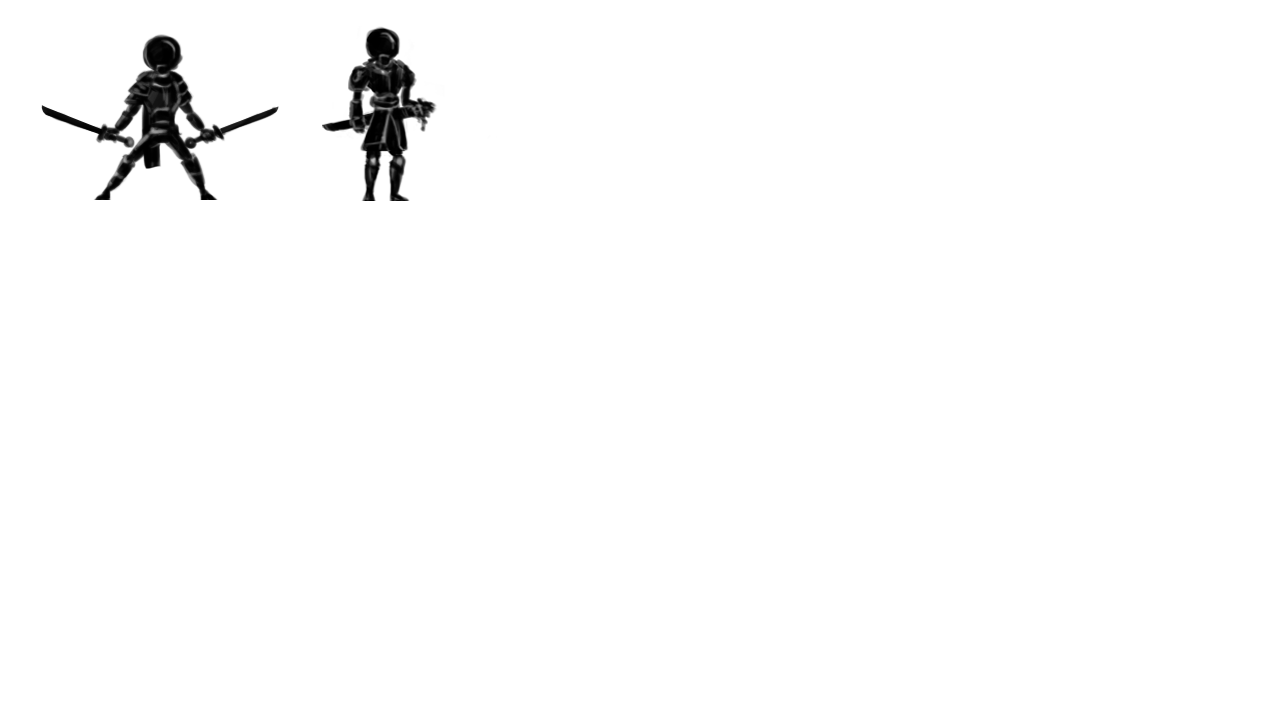
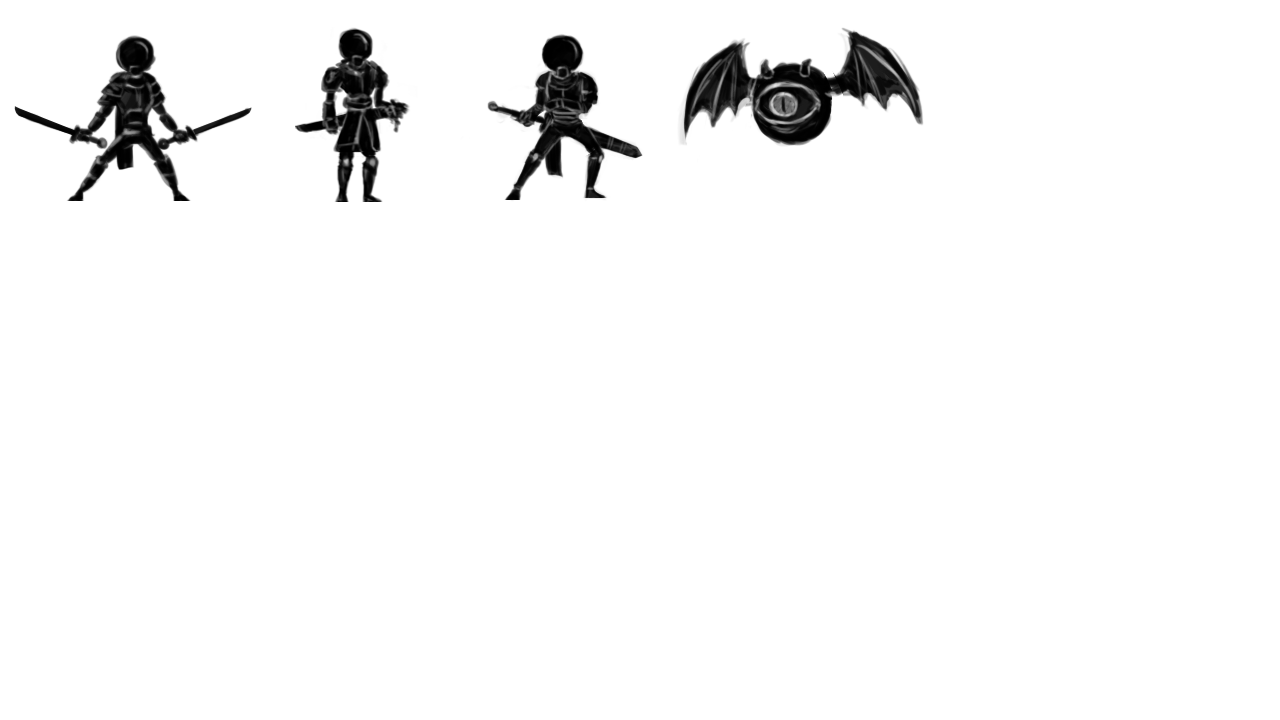
Before/after of a 1280 x 720 layered artwork. What changed in the layer stack:
added layer "Layer 3" above "Layer 2" over [677, 27, 924, 147]
renamed "Layer 1" to "Layer 2", painted on it over [14, 26, 643, 202]
